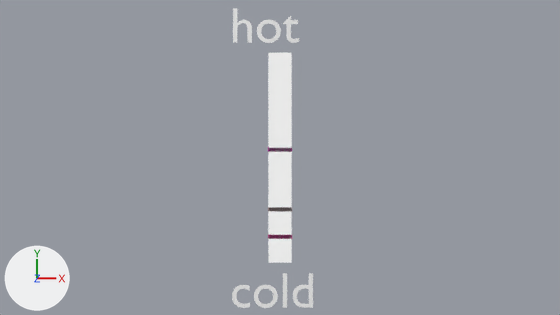
Two versions of the Blender file cgs-oop/oop-blender-demo.blend, one commit apart.
Before and after are seen from the file's camera 'Kamerka'. Lighting does not change. The marker at lower left points along +X, +Y and +Z.

Names of what the first picture shows: 'Text', 'Text.001', 'culture_0', 'culture_2', 'kernel'.
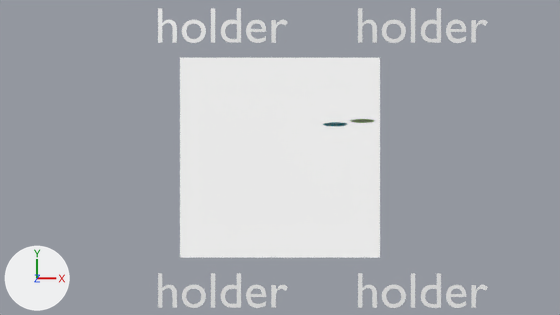
Location of each change, [x1, y1, x2, y2] in pixels of the pictures (560 x 315 px):
```json
{"object": "kernel", "change": "reshaped, rescaled", "before": [268, 52, 292, 263], "after": [180, 57, 380, 258], "on screen": "704% wider"}
{"object": "Text.001", "change": "text changed, moved", "before": [232, 273, 313, 308], "after": [158, 273, 288, 308]}
{"object": "Text", "change": "text changed, moved", "before": [233, 8, 299, 43], "after": [158, 8, 288, 43]}
{"object": "Text.003", "change": "added", "after": [358, 8, 488, 43]}
{"object": "Text.002", "change": "added", "after": [358, 273, 488, 308]}
{"object": "culture_0", "change": "moved", "before": [268, 235, 292, 239], "after": [324, 122, 347, 126]}
{"object": "culture_2", "change": "deleted", "before": [268, 207, 292, 211]}
{"object": "culture_1", "change": "moved", "after": [350, 119, 374, 123], "on screen": "not visible before"}
```

Edits to the scene script, one JSON object a line:
```json
{"block": "me_kernelmesh", "where": "me_kernelmesh.from_pydata(...)  # 4 vertices, 1 face; spans x -0.7..0.7, y -0.7..0.7, z 0.0"}
{"block": "me_kernelmesh", "where": "# used by ob_kernel; location = (0.0, 0.0, 0.0); scale = (0.33, 3.0, 0.0)"}
{"block": "me_kernelmesh", "change": "me_kernelmesh part 1"}
{"op": "set", "path": "me_kernelmesh.vertices[0].co", "old": "(-0.7, -0.7, 0.0)", "new": "(-2.0, -2.0, 0.0)", "note": "pixel (268, 262) -> pixel (180, 257)"}
{"op": "set", "path": "me_kernelmesh.vertices[1].co", "old": "(0.7, -0.7, 0.0)", "new": "(2.0, -2.0, 0.0)", "note": "pixel (291, 262) -> pixel (380, 257)"}
{"op": "set", "path": "me_kernelmesh.vertices[2].co", "old": "(-0.7, 0.7, 0.0)", "new": "(-2.0, 2.0, 0.0)", "note": "pixel (268, 52) -> pixel (180, 57)"}
{"op": "set", "path": "me_kernelmesh.vertices[3].co", "old": "(0.7, 0.7, 0.0)", "new": "(2.0, 2.0, 0.0)", "note": "pixel (291, 52) -> pixel (380, 57)"}
{"op": "set", "path": "txt_text_021.body", "old": "'hot'", "new": "'holder'"}
{"op": "set", "path": "txt_text_022.body", "old": "'cold'", "new": "'holder'"}
{"op": "add", "block": "txt_text_015", "code": ["txt_text_015 = bpy.data.curves.new('Text.015', 'FONT')", "txt_text_015.body = 'holder'"]}
{"op": "add", "block": "txt_text_014", "code": ["txt_text_014 = bpy.data.curves.new('Text.014', 'FONT')", "txt_text_014.body = 'holder'"]}
{"op": "set", "path": "ob_text.location", "old": "(-1.0, 2.3, 0.0)", "new": "(-2.5, 2.3, 0.0)"}
{"op": "set", "path": "ob_text_001.location", "old": "(-1.0, -3.0, 0.0)", "new": "(-2.5, -3.0, 0.0)"}
{"op": "remove", "block": "ob_culture_2", "code": ["ob_culture_2 = bpy.data.objects.new('culture_2', me_culture_2mesh)", "ob_culture_2.location = (0.0, -1.04, 0.0)", "ob_culture_2.scale = (1.2, 0.2, 0.0)"]}
{"op": "set", "path": "ob_culture_1.location", "old": "(0.0, 0.16, 0.0)", "new": "(1.64, 0.73, 0.0)"}
{"op": "set", "path": "ob_culture_0.location", "old": "(0.0, -1.58, 0.0)", "new": "(1.1, 0.66, 0.0)"}
{"op": "set", "path": "ob_kernel.scale", "old": "(0.33, 3.0, 0.0)", "new": "(1.0, 1.0, 1.0)"}
{"op": "add", "block": "ob_text_003", "code": ["ob_text_003 = bpy.data.objects.new('Text.003', txt_text_015)", "ob_text_003.location = (1.5, 2.3, 0.0)"]}
{"op": "add", "block": "ob_text_002", "code": ["ob_text_002 = bpy.data.objects.new('Text.002', txt_text_014)", "ob_text_002.location = (1.5, -3.0, 0.0)"]}
```
